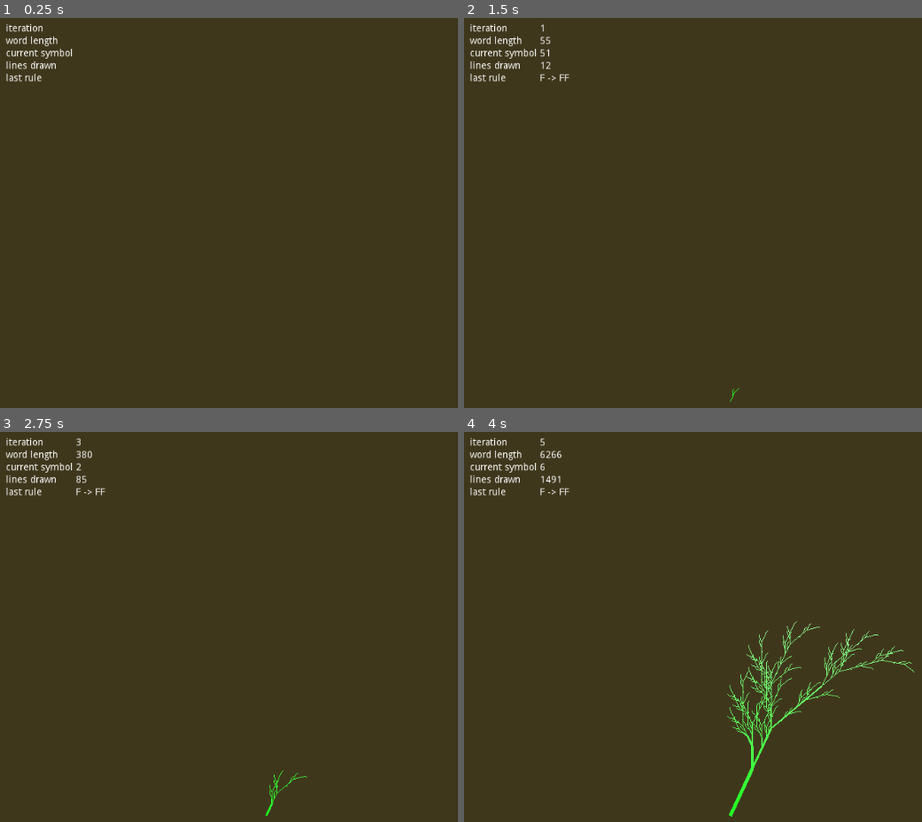
Above: before the commit, frames 1-4 (two rows, left to right).
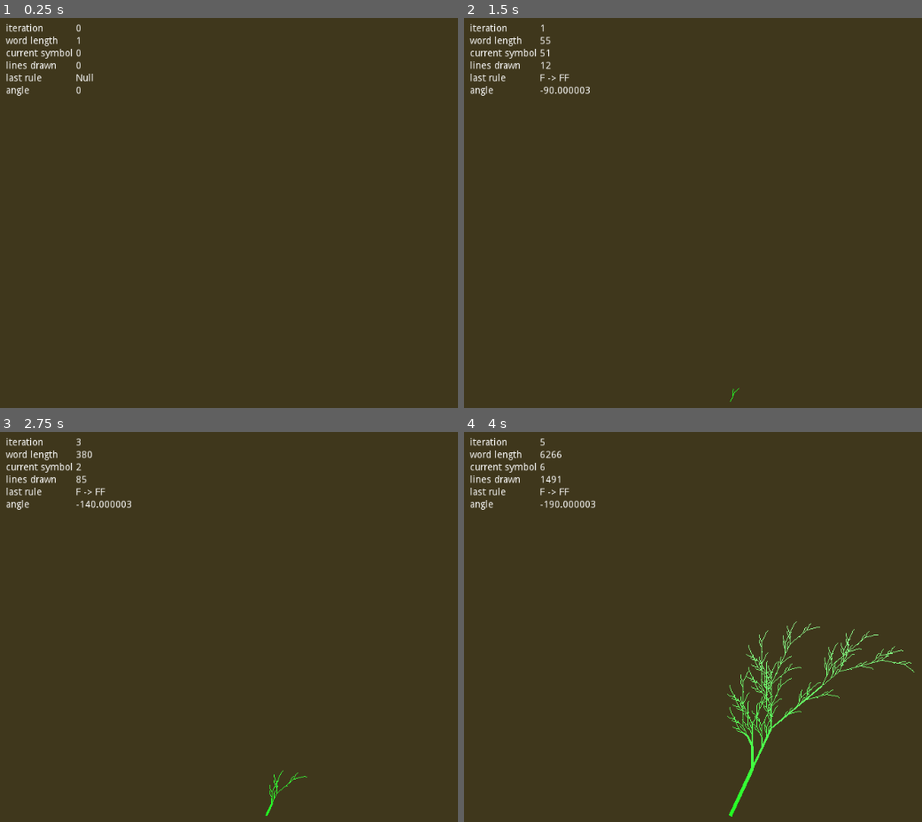
Above: after the commit, the same moments.

Repository: hansi-c/growth
Game: Godot game, scene res://grow_smooth_iterations.tscn
Same seed, same stepped clock (60 frames per second), same inputs: the game is played once before the commit and once after it.
Inputs:
- Up to frame 1 (0.25 s): no input
- Up to frame 2 (1.5 s): tap Enter (ui_accept) at 0.5, 0.77, 1.25 s; hold Space (next_step) 0.53-1.28 s; tap Space (next_step) at 1.35 s
- Up to frame 3 (2.75 s): tap Enter (ui_accept) at 1.52, 2 s; hold Space (next_step) from 2.03 s (still down)
- Up to frame 4 (4 s): tap Enter (ui_accept) at 2.75, 3.02, 3.5, 3.77 s; release Space (next_step) at 2.78 s; tap Space (next_step) at 2.85 s; hold Space (next_step) from 3.53 s (still down)

The runs differ from the first frame. In frame 1, 0.2% of the frame differs, in the area x 1-21%, y 1-20%; in frame 2, 0.2%; in frame 3, 0.2%; in frame 4, 0.2%, in the area x 1-29%, y 17-20%.

Commit message:
add stats for angle

Diff:
--- a/grow_smooth_iterations.gd
+++ b/grow_smooth_iterations.gd
@@ -9,6 +9,7 @@
 var word = ""
 var lines = []
 var grammar = Grammars.wheat_grammar()
+#var grammar = Grammars.tomato_grammar()
 var _25degrees = deg2rad(25.0)
 var start_angle = Vector2.UP.angle() + _25degrees
 var state = PlantState.new()
@@ -16,15 +17,16 @@
 
 onready var stats_label = get_node("StatsLabel")
 
-signal update_iteration(bla)
-signal update_word_length(bla)
-signal update_current_symbol(bola)
-signal update_lines_drawn(bla)
-signal update_last_rule(bla)
+signal update_iteration(value)
+signal update_word_length(value)
+signal update_current_symbol(value)
+signal update_lines_drawn(value)
+signal update_last_rule(value)
+signal update_angle(value)
 
 func _ready():
 	word = grammar.start
-	update_stats_label()
+	update_stats()
 
 func _input(_event):
 	if has_next_iteration():
@@ -35,7 +37,6 @@
 		elif Input.is_action_just_pressed("ui_accept"):
 			while has_next_rule():
 				next_rule()
-#		update_stats_label()
 		update_stats()
 
 func _process(_delta):
@@ -104,16 +105,10 @@
 	result.width = width
 	return result
 
-# FIXME this looks ugly. unfortunately tabs have no effect on normal labels.
-# have to use a rich text label or multiple labels
-func update_stats_label():
-	var text = "iteration:           %s/%s\nword length:      %s\ncurrent symbol: %s\nlines drawn:       %s" % [
-		current_iteration, iterations, word.length(), current_symbol, lines.size()]
-	stats_label.set_text(text)
-
 func update_stats():
 	emit_signal("update_iteration", current_iteration)
 	emit_signal("update_word_length", word.length())
 	emit_signal("update_current_symbol", current_symbol)
 	emit_signal("update_lines_drawn", lines.size())
 	emit_signal("update_last_rule", last_rule)
+	emit_signal("update_angle", rad2deg(state.angle))
--- a/grow_smooth_iterations.tscn
+++ b/grow_smooth_iterations.tscn
@@ -40,6 +40,7 @@
 __meta__ = {
 "_edit_use_anchors_": false
 }
+iterations = 12
 start = Vector2( 400, 580 )
 branch_length = 4.0
 
@@ -61,6 +62,7 @@
 margin_bottom = -368.0
 script = ExtResource( 3 )
 
+[connection signal="update_angle" from="ColorRect" to="ColorRect/Grid" method="_on_update_angle"]
 [connection signal="update_current_symbol" from="ColorRect" to="ColorRect/Grid" method="_on_update_current_symbol"]
 [connection signal="update_iteration" from="ColorRect" to="ColorRect/Grid" method="_on_update_iteration"]
 [connection signal="update_last_rule" from="ColorRect" to="ColorRect/Grid" method="_on_update_last_rule"]
--- a/plant_state.gd
+++ b/plant_state.gd
@@ -3,9 +3,9 @@
 var positions = []
 var angles = []
 var widths = []
-var position
-var angle
-var width
+var position = Vector2.ZERO
+var angle = 0
+var width = 0
 
 func set_position(_position: Vector2):
 	position = _position
--- a/stats.gd
+++ b/stats.gd
@@ -14,3 +14,6 @@
 
 func _on_update_last_rule(value):
 	get_node("last_rule_value").set_text(str(value))
+
+func _on_update_angle(value):
+	get_node("angle_value").set_text(str(value))
--- a/stats.tscn
+++ b/stats.tscn
@@ -67,3 +67,15 @@
 margin_top = 72.0
 margin_right = 101.0
 margin_bottom = 86.0
+
+[node name="angle_key" type="Label" parent="."]
+margin_top = 90.0
+margin_right = 97.0
+margin_bottom = 104.0
+text = "angle"
+
+[node name="angle_value" type="Label" parent="."]
+margin_left = 101.0
+margin_top = 90.0
+margin_right = 101.0
+margin_bottom = 104.0
